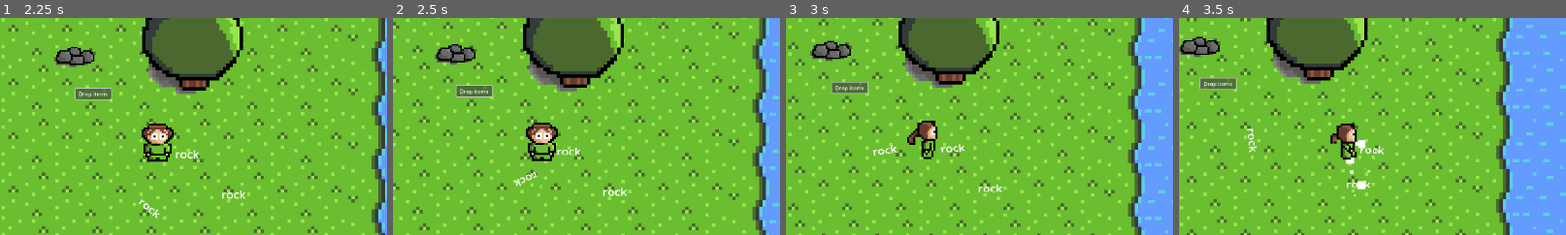
Above: before the commit, frames 1-4 (left to right).
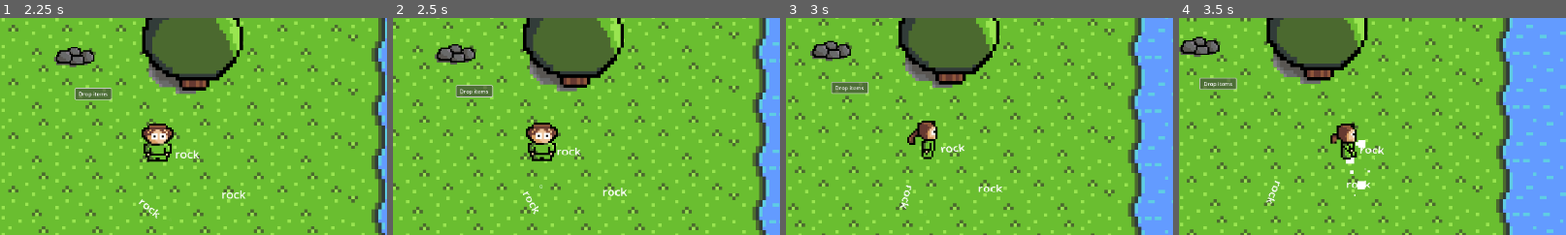
Above: after the commit, the same moments.

Repository: aubindetrez/DigitalReborn
Game: Godot game, scene res://scenes/main_scene.tscn
The game is run twice, just before and just after one commit, with the same random seed, the same clock (stepped at 60 frames per second) and the same inputs. Sound files missing from this copy of the repository are replaced by a short silence.
Inputs:
- Up to frame 1 (2.25 s): click "Drop items" at 0.5 s; tap Enter (ui_accept) at 1.25, 1.52 s; hold Right (ui_right) 1.28-2.03 s; hold Down (ui_down) from 2.03 s (still down)
- Up to frame 2 (2.5 s): keep holding Down (ui_down); tap Enter (ui_accept) at 2.27 s
- Up to frame 3 (3 s): release Down (ui_down) at 2.78 s; hold Right (ui_right) from 2.78 s (still down)
- Up to frame 4 (3.5 s): keep holding Right (ui_right)
The pictures show only the part of the screen within x 36-86%, y 34-84%; the shares and areas given below are measured in that part.

Frame 1 is identical in both runs. In frame 2, 0.2% of the frame differs, in the area x 31-38%, y 70-91%; in frame 3, 0.2%; in frame 4, 0.3%, in the area x 17-27%, y 50-86%.

Commit message:
Fix: Grabbed item centered on the player
Grabbed item is now in front of the player and moves as the player turns

Diff:
--- a/scenes/GrapRegion.gd
+++ b/scenes/GrapRegion.gd
@@ -4,6 +4,7 @@
 
 var can_grab: DroppedItem = null
 var grabbing: DroppedItem = null
+@export var target: Node2D
 
 @export var activate: bool = false  :
 	get:
@@ -17,7 +18,7 @@
 
 func _process(delta):
 	if grabbing:
-		grabbing.get_parent()._start_pulling(self.global_position)
+		grabbing.get_parent()._start_pulling(target.global_position)
 
 func drop_object():
 	if not grabbing:
@@ -34,7 +35,7 @@
 		return # No new object to drag
 	grabbing = obj
 	# TODO Use physic to pull the object
-	grabbing.get_parent()._start_pulling(self.global_position)
+	grabbing.get_parent()._start_pulling(target.global_position)
 	print("Pulling ",grabbing.common_name)
 
 func _unhandled_key_input(event):
--- a/scenes/RigidBody2D_friction.gd
+++ b/scenes/RigidBody2D_friction.gd
@@ -25,5 +25,6 @@
 func _integrate_forces(state):
 	if pulled:
 		print("Pulled towards ", pulled_toward)
-		state.apply_central_force(10000*self.global_position.direction_to(pulled_toward))
+		var d = self.global_position.distance_to(pulled_toward)
+		state.apply_central_force(d*d*self.global_position.direction_to(pulled_toward))
 		#state.linear_velocity = 100*self.global_position.direction_to(pulled_toward).normalized()
--- a/scenes/main_scene.tscn
+++ b/scenes/main_scene.tscn
@@ -458,15 +458,19 @@
 shape = SubResource("RectangleShape2D_qon44")
 debug_color = Color(0.670588, 0.466667, 0.556863, 0.419608)
 
-[node name="GrapRegion" type="Area2D" parent="Player/AttackRegion"]
+[node name="GrapRegion" type="Area2D" parent="Player/AttackRegion" node_paths=PackedStringArray("target")]
 collision_layer = 0
 collision_mask = 4
 script = ExtResource("13_23sqs")
+target = NodePath("GrabTarget")
 
 [node name="CollisionShape2D" type="CollisionShape2D" parent="Player/AttackRegion/GrapRegion"]
-position = Vector2(0, -88)
+position = Vector2(0, -98)
 shape = SubResource("RectangleShape2D_qon44")
 debug_color = Color(0.670588, 0.466667, 0.556863, 0.419608)
+
+[node name="GrabTarget" type="Node2D" parent="Player/AttackRegion/GrapRegion"]
+position = Vector2(-2, -96)
 
 [node name="DropPoint" type="Node2D" parent="Player"]
 script = ExtResource("9_or4j6")
